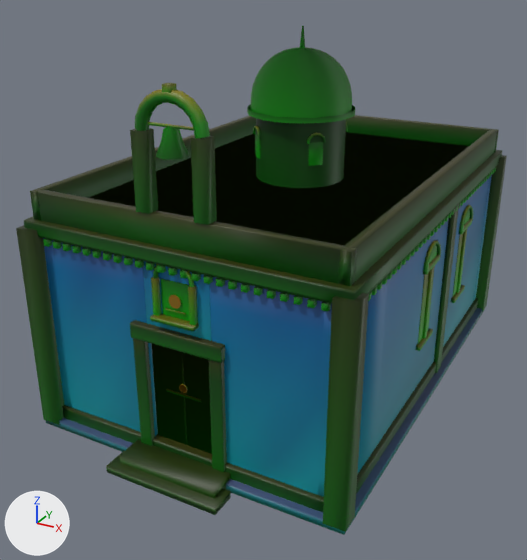
The glTF model assets/environments/kits/haluna/order_chapel.glb as it was, and as the next commit left it.
The view is the same before and after, from a 50 mm lens placed at (6.43, -13.25, 8.42), pointed at (-0.26, -1.08, 2.33). The axes (+X, +Y, +Z) are drawn at lower left. The lights are the same throughout. The picture after the commit comes second. Vertices at exactly the same position are counted once.

Objects in the first picture: 'order_chapel' and 1 more.
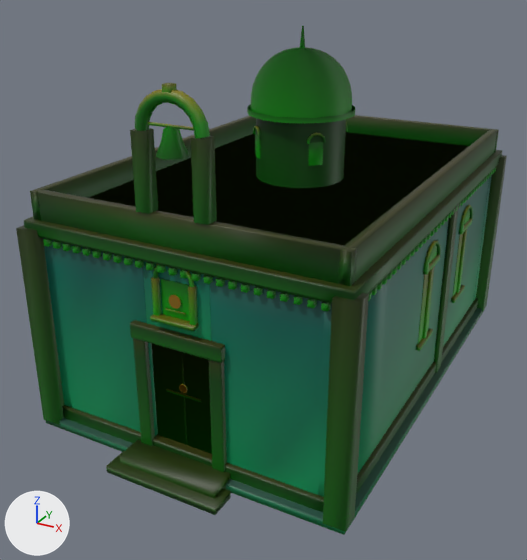
Commit message: big19 test_palette_check (H07): the chapel's lime-wash damp dialled back into order_marble 0 (dE 0.042 -> 0.018); the audit's palms west of the chapel are frangipani (one stood in H07's zenith sample)

Where the change shows, as pixel boxes [x1, y1, x2, y2] in the pictures (527 x 560 px):
```json
{"part": 1, "of": "me_order_chapel", "change": "recoloured", "before": [49, 188, 490, 535], "after": [49, 188, 490, 535], "on screen": "cyan to green"}
{"part": 2, "of": "me_order_chapel", "change": "recoloured", "before": [44, 174, 492, 523], "after": [44, 174, 492, 523]}
```

Edits to the scene script, one JSON object a line:
```json
{"block": "me_order_chapel", "where": "me_order_chapel.from_pydata(...)  # 3533 vertices, 6036 faces; spans x -3.22..3.22, y -5.3..4.72, z 0.0..7.26"}
{"block": "me_order_chapel", "where": "# used by ob_order_chapel; location = (0.0, 0.0, 0.0)"}
{"block": "me_order_chapel", "change": "me_order_chapel part 1: 678 faces centred in x -3.2..3.2, y -4.7..4.7, z 0.0..3.67 are repainted in the vertex colours; the middle colour goes from cyan #0097ab to green #00975e"}
{"block": "me_order_chapel", "change": "me_order_chapel part 2: 522 faces centred in x -3.2..3.2, y -4.7..4.7, z 0.06..4.2 are repainted in the vertex colours; the middle colour goes from blue #4562a8 to dark cyan #30625c"}
```
